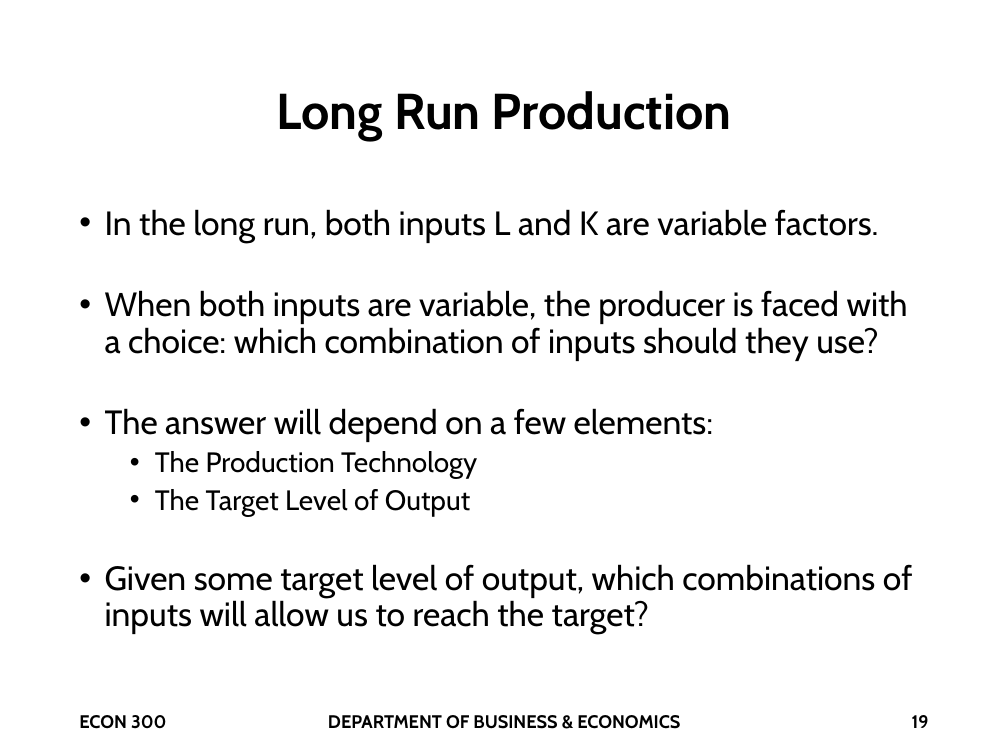
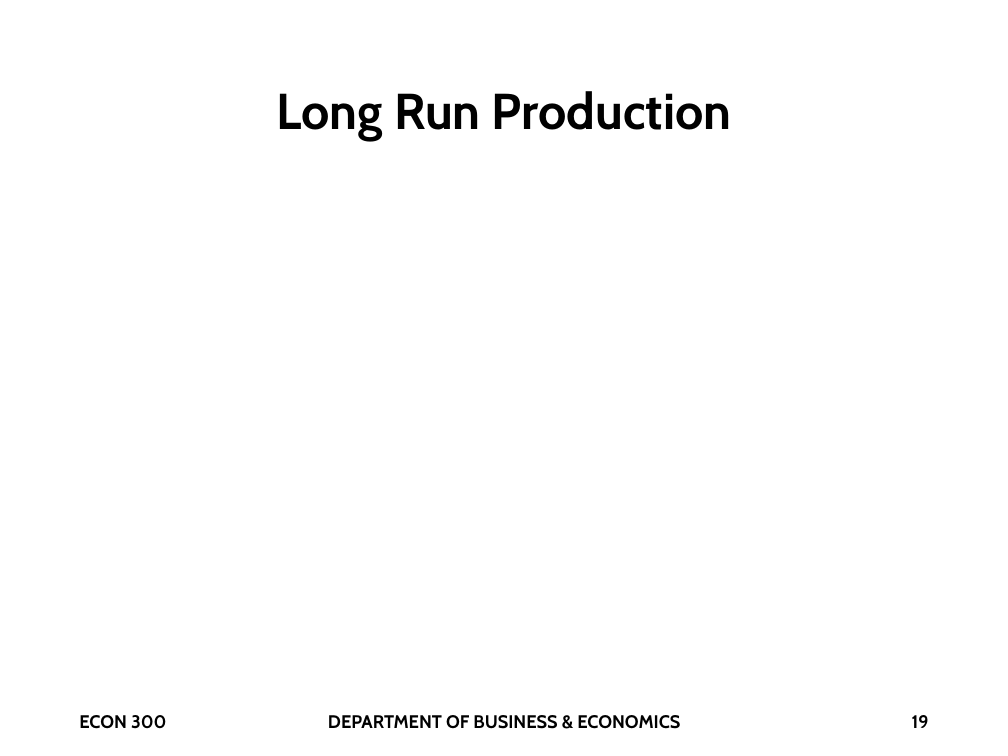
Before and after one commit to brianhwpark/brianhwpark.github.io, a slide deck: slide 19 of files/teaching-resources/monmouthcollege-econ-300/econ-300-lecture-note/ECON300-LEC13.pptx. Drawn at 1008x756 pixels with LibreOffice and Linux fonts; fonts in the diff are those of the drawing; grey boxes stand for pictures; background and template pictures are left out. Boxes give left, top, right and bottom in pixels: in the first picture for what was removed or moved away, otherwise in the second. Text is boxed around its words. In the diff, an @@ line names an element or a change of style, - is before the commit and + after.

```diff
--- a/files/teaching-resources/monmouthcollege-econ-300/econ-300-lecture-note/ECON300-LEC13.pptx
+++ b/files/teaching-resources/monmouthcollege-econ-300/econ-300-lecture-note/ECON300-LEC13.pptx
@@ text removed at (x1=105, y1=209, x2=912, y2=634) @@
-• In the long run, both inputs L and K are variable factors.
-• When both inputs are variable, the producer is faced with a choice: which combination of inputs should they use?
-• The answer will depend on a few elements:
-  • The Production Technology
-  • The Target Level of Output
-• Given some target level of output, which combinations of inputs will allow us to reach the target?
```
Also in this commit, not shown: 5 other files.
